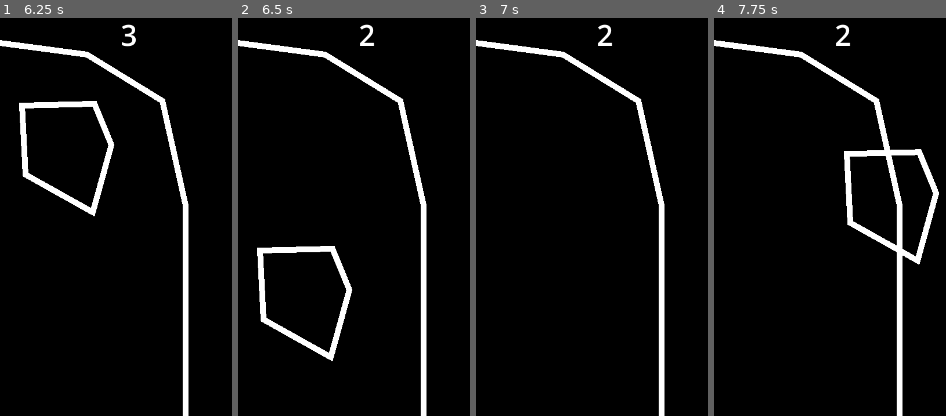
Above: before the commit, frames 1-4 (left to right).
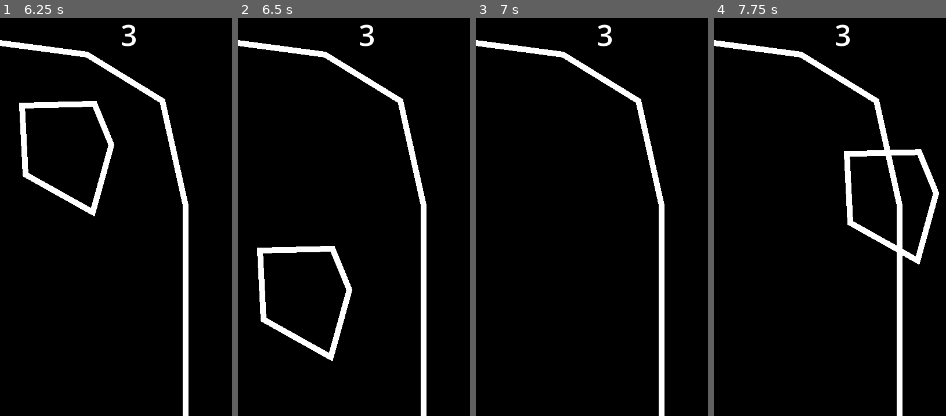
Above: after the commit, the same moments.

Repository: WOCae/L010
Game: Godot game, scene res://Scene/start_game.tscn
The game is run twice, just before and just after one commit, with the same random seed, the same clock (stepped at 60 frames per second) and the same inputs.
Inputs (mouse positions are % of the whole screen's width and height, from its top left):
- Up to frame 1 (6.25 s): tap Enter (ui_accept) at 0.5, 0.77, 1.52, 3.02, 3.77, 4.52, 6.02 s; move the mouse to (45, 70) at 0.52 s; hold Up (move_up) 0.53-2.03 s; click (45, 70) at 0.67 s; move the mouse to (12, 7) at 1.27 s; click (12, 7) at 1.42 s; move the mouse to (44, 7) at 2.02 s; hold Left (move_left) 2.03-3.53 s; click (44, 7) at 2.17 s; move the mouse to (75, 7) at 2.77 s; click (75, 7) at 2.92 s; move the mouse to (35, 25) at 3.52 s; hold Down (move_down) 3.53-4.28 s; move the mouse to (72, 45) at 4.27 s; hold Right (move_right) 4.28-5.03 s; move the mouse to (30, 55) at 5.02 s; hold Up (move_up) 5.03-5.78 s; click (30, 55) at 5.17 s; move the mouse to (60, 28) at 5.77 s; hold Right (move_right) from 5.78 s (still down)
- Up to frame 2 (6.5 s): keep holding Right (move_right)
- Up to frame 3 (7 s): keep holding Right (move_right); move the mouse to (45, 70) at 6.52 s; tap Enter (ui_accept) at 6.77 s
- Up to frame 4 (7.75 s): keep holding Right (move_right); move the mouse to (80, 65) at 7.27 s; click (80, 65) at 7.42 s; tap Enter (ui_accept) at 7.52 s
The pictures show only the part of the screen within x 50-100%, y 0-50%; the shares and areas given below are measured in that part.

Frame 1 is identical in both runs. In frame 2, 0.1% of the frame differs, in the area x 52-59%, y 1-8%; in frame 3, 0.1%; in frame 4, 0.1%.
Error after the commit: Invalid access to property or key 'elapsedTime' on a base object of type 'Node (global.gd)'. (res://enemy1/Enemy1.gd:28)

Commit message:
Update Enemy1.gd

Diff:
--- a/enemy1/Enemy1.gd
+++ b/enemy1/Enemy1.gd
@@ -18,17 +18,18 @@
 var degcount:float
 var em_X:float
 var em_Y:float
-
+var bulletOUT:int
+var bulletOUT2:int
 func _physics_process(delta):
 
 	count2 = count2 + 1
 	if count2 == 1:
 		#for i in range(1):
-		for i in range(2):
+		for i in range(bulletsetting(Global.elapsedTime)):
 			pass
 			#degcount += 10 +delta*10 #発射角度
 			degcount +=10
-			bullet(position.x,position.y,-90+degcount, 100, 1)
+			bullet(position.x,position.y,-90+degcount, bulletsetting2(Global.elapsedTime), 1)
 		await get_tree().create_timer(0.5).timeout
 		count2 = 0
 
@@ -45,3 +46,43 @@
 	bullet.name = "bullet" + str(bcnt)
 	# ルートノードを取得
 	add_child(bullet)
+
+#経過時間による値
+func bulletsetting(Etime):
+
+	if Etime < 10:
+		bulletOUT = 2
+		pass
+	elif Etime > 10 && Etime < 20:
+		bulletOUT = 5
+		pass
+	elif Etime > 20 && Etime < 30:
+		bulletOUT = 10
+		pass
+	elif Etime > 30 && Etime < 40:
+		bulletOUT = 20
+		pass
+
+	pass
+
+	return bulletOUT
+
+#弾速
+func bulletsetting2(Etime):
+
+	if Etime < 10:
+		bulletOUT2 = 100
+		pass
+	elif Etime > 10 && Etime < 20:
+		bulletOUT2 = 200
+		pass
+	elif Etime > 20 && Etime < 30:
+		bulletOUT2 = 300
+		pass
+	elif Etime > 30 && Etime < 40:
+		bulletOUT2 = 400
+		pass
+
+	pass
+
+	return bulletOUT2
